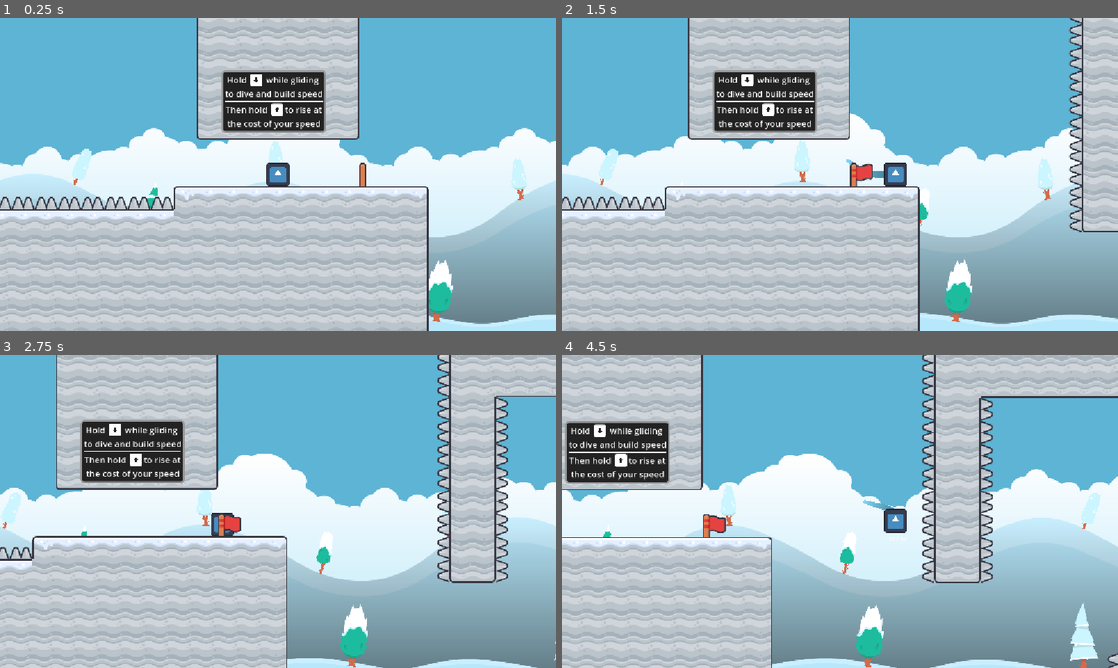
Above: before the commit, frames 1-4 (two rows, left to right).
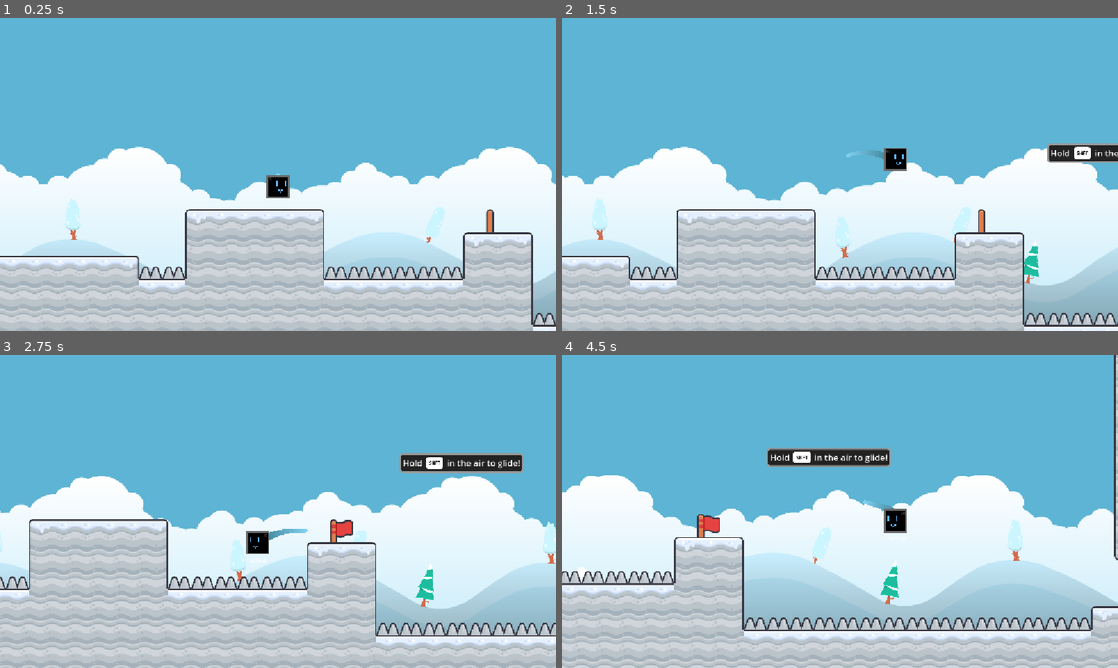
Above: after the commit, the same moments.

Repository: Emarald64/gliding-game
Game: Godot game, scene res://Scenes/main.tscn
Same seed, same stepped clock (60 frames per second), same inputs: the game is played once before the commit and once after it. The engine's default icon, where the game draws it, is replaced by a stand-in: a white triangle on a blue panel in a dark square.
Inputs:
- Up to frame 1 (0.25 s): no input
- Up to frame 2 (1.5 s): tap Enter at 0.5 s; hold Shift (glide) 0.53-1.28 s; hold Right (move_right) from 0.53 s (still down); tap Space (jump) at 0.77 s; tap Shift (glide) at 1.35 s
- Up to frame 3 (2.75 s): tap Space (jump) at 1.52 s; release Right (move_right) at 2.03 s; hold Left (move_left) from 2.03 s (still down); hold Shift (glide) from 2.03 s (still down)
- Up to frame 4 (4.5 s): release Left (move_left) at 2.78 s; release Shift (glide) at 2.78 s; hold Right (move_right) 2.78-4.28 s; tap Shift (glide) at 2.85, 4.35 s; tap Space (jump) at 3.02, 3.77 s; hold Shift (glide) 3.53-4.28 s; hold Left (move_left) from 4.28 s (still down)

The runs differ from the first frame. In frame 1, 45% of the frame differs, in the area x 0-100%, y 0-100%; in frame 2, 52%; in frame 3, 55%; in frame 4, 59%.

Commit message:
added player sprite

Diff:
--- a/Scenes/main.tscn
+++ b/Scenes/main.tscn
@@ -239,7 +239,9 @@
 [node name="main" type="Node"]
 
 [node name="Player" parent="." instance=ExtResource("2_bo1nx")]
-position = Vector2(2720, 480)
+position = Vector2(768, 160)
+floor_constant_speed = true
+floor_snap_length = 4.0
 
 [node name="Camera2D" type="Camera2D" parent="Player"]
 zoom = Vector2(0.75, 0.75)
--- a/Scenes/player.gd
+++ b/Scenes/player.gd
@@ -29,7 +29,7 @@
 var jumpTime:=0.0
 var coyoteStarted:=false
 
-@onready var baseSpriteScale=$Sprite2D.scale.x
+#@onready var baseSpriteScale=$Sprite2D.scale.x
 
 var glideSpeed:=0.0
 var glideAngle:=0.0
@@ -125,11 +125,10 @@
 	if Input.is_action_just_pressed("respawn"):
 		respawn()
 
-	var direction := Input.get_axis("move_left", "move_right")
 	if not gliding:
+		var direction := Input.get_axis("move_left", "move_right")
 		if direction:
-			$Sprite2D.scale.x=baseSpriteScale*signf(direction)
-			facingRight=direction>0
+			updateFacingDir(direction>0)
 			velocity.x = clampf(velocity.x+(direction*delta*WalkAccel*(1.0 if is_on_floor() else 0.5)*(2 if signf(velocity.x) != signf(direction) else 1)),-MaxWalkSpeed,MaxWalkSpeed)
 		elif $LockGliding.is_stopped():
 			velocity.x=move_toward(velocity.x,0,WalkAccel*delta*(2 if is_on_floor() else 1))
@@ -162,3 +161,8 @@
 
 func resetTrail()->void:
 	$Trail.clear_points()
+
+func updateFacingDir(newDir:bool):
+	if newDir!=facingRight:
+		$Sprite2D.scale.x*=-1
+		facingRight=newDir
--- a/Scenes/player.tscn
+++ b/Scenes/player.tscn
@@ -1,7 +1,8 @@
-[gd_scene load_steps=7 format=3 uid="uid://da8lq01v6vb0c"]
+[gd_scene load_steps=8 format=3 uid="uid://da8lq01v6vb0c"]
 
 [ext_resource type="Script" uid="uid://blod3f0tdvexn" path="res://Scenes/player.gd" id="1_cvnsp"]
-[ext_resource type="Texture2D" uid="uid://hjjlabee4pki" path="res://icon.svg" id="2_6t5aa"]
+[ext_resource type="Texture2D" uid="uid://dn5t3e722qi7m" path="res://Assets/player.png" id="2_6t5aa"]
+[ext_resource type="Texture2D" uid="uid://ckwk05dvd004a" path="res://Assets/face.png" id="3_vgqql"]
 
 [sub_resource type="RectangleShape2D" id="RectangleShape2D_cvnsp"]
 size = Vector2(64, 64)
@@ -24,8 +25,14 @@
 shape = SubResource("RectangleShape2D_cvnsp")
 
 [node name="Sprite2D" type="Sprite2D" parent="."]
-scale = Vector2(0.5, 0.5)
+texture_filter = 1
+scale = Vector2(2.2857144, 2.2857144)
 texture = ExtResource("2_6t5aa")
+
+[node name="Sprite2D" type="Sprite2D" parent="Sprite2D"]
+position = Vector2(3.9375, 0.43750012)
+scale = Vector2(2, 2)
+texture = ExtResource("3_vgqql")
 
 [node name="DebugGlideSpeed" type="Label" parent="."]
 offset_left = -19.0
--- a/Scenes/spring.gd
+++ b/Scenes/spring.gd
@@ -8,13 +8,13 @@
 	if player.gliding:
 		#glide spring
 		if global_rotation!=0 and global_rotation!=PI:
-			player.facingRight=signf(global_rotation)==1
+			player.updateFacingDir(signf(global_rotation)==1)
 		player.glideAngle=clampf(absf(global_rotation)-(PI/2),-PI/3,PI/3)
 		player.glideSpeed=strength
 	else:
 		player.hasjumped=true
 		player.coyoteStarted=true
-		player.canGlide=true
+		#player.canGlide=true
 		player.get_node("coyoteTimer").stop()
 		player.velocity=Vector2(sin(global_rotation)*strength+(player.velocity.x),-cos(global_rotation)*strength)
 	player.get_node('LockGliding').wait_time=glideLockTime
Binary file added: Assets/face.png
Not shown, added: Assets/face.png.import
Binary file added: Assets/player.png
Not shown, added: Assets/player.png.import
